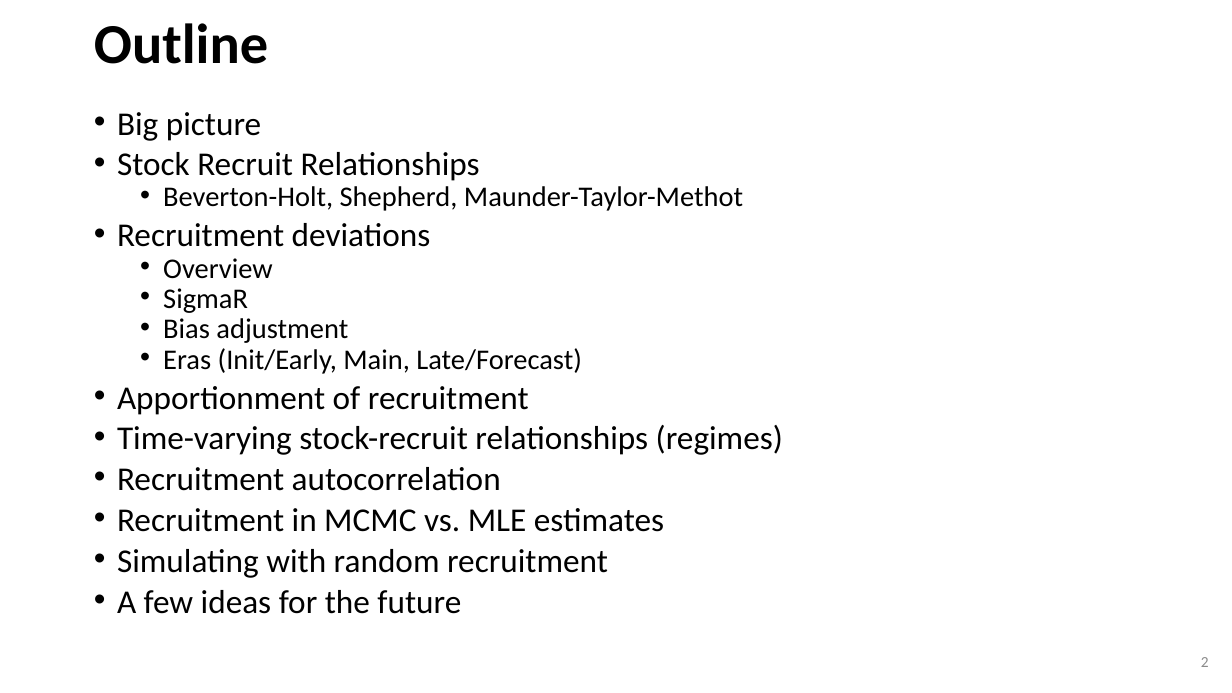
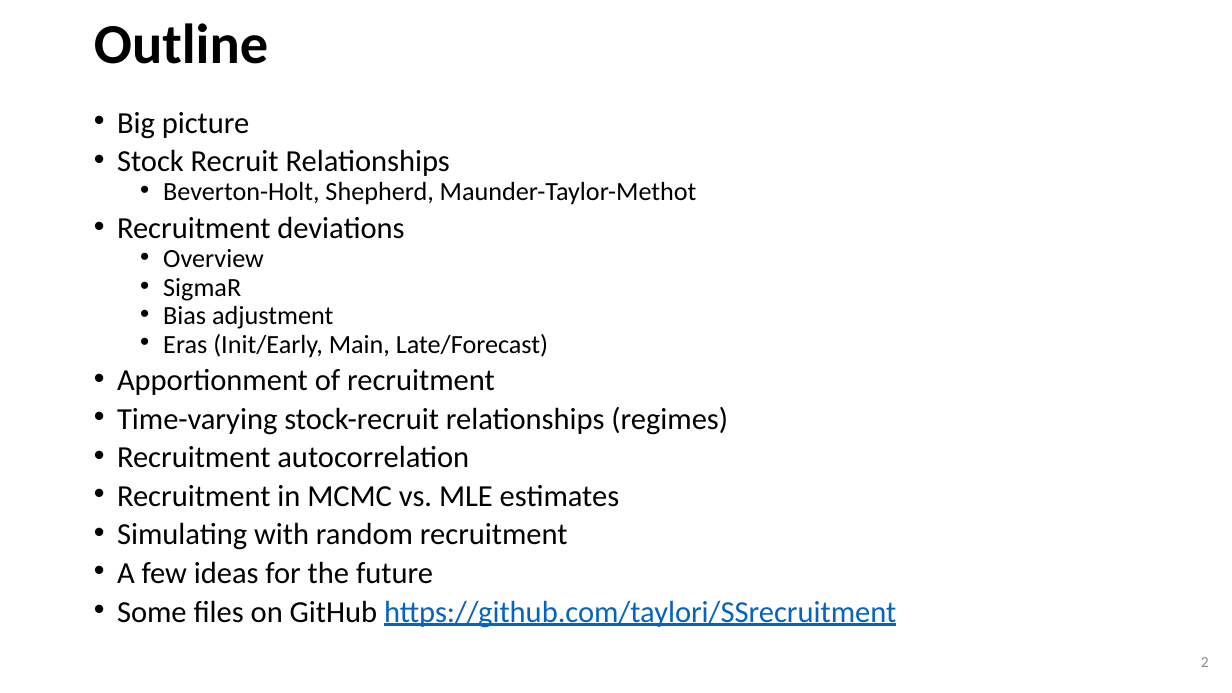
Before and after one commit to iantaylor-NOAA/SSrecruitment, a slide deck: slide 2 of Modeling Recruitment in Stock Synthesis.pptx. Drawn at 1232x693 pixels with LibreOffice and Linux fonts; fonts in the diff are those of the drawing. Boxes give left, top, right and bottom in pixels: in the first picture for what was removed or moved away, otherwise in the second. Text is boxed around its words. In the diff, an @@ line names an element or a change of style, - is before the commit and + after.

```diff
--- a/Modeling Recruitment in Stock Synthesis.pptx
+++ b/Modeling Recruitment in Stock Synthesis.pptx
@@ text at box(117, 112, 728, 584): size 25.9 to 23.8 pt in "Big picture", "Stock Recruit Relationships", "Recruitment deviations", "Apportionment of recruitment" and 5 more places; size 22.2 to 20.4 pt in "Beverton-Holt, Shepherd, Maunder-Taylor-Methot", "Overview", "SigmaR", "Bias adjustment" and 1 more places @@
@@ text at box(117, 600, 896, 628): paragraph added @@
+• Some files on GitHub https://github.com/taylori/SSrecruitment
```
Also in this commit, not shown: 16 other files.
